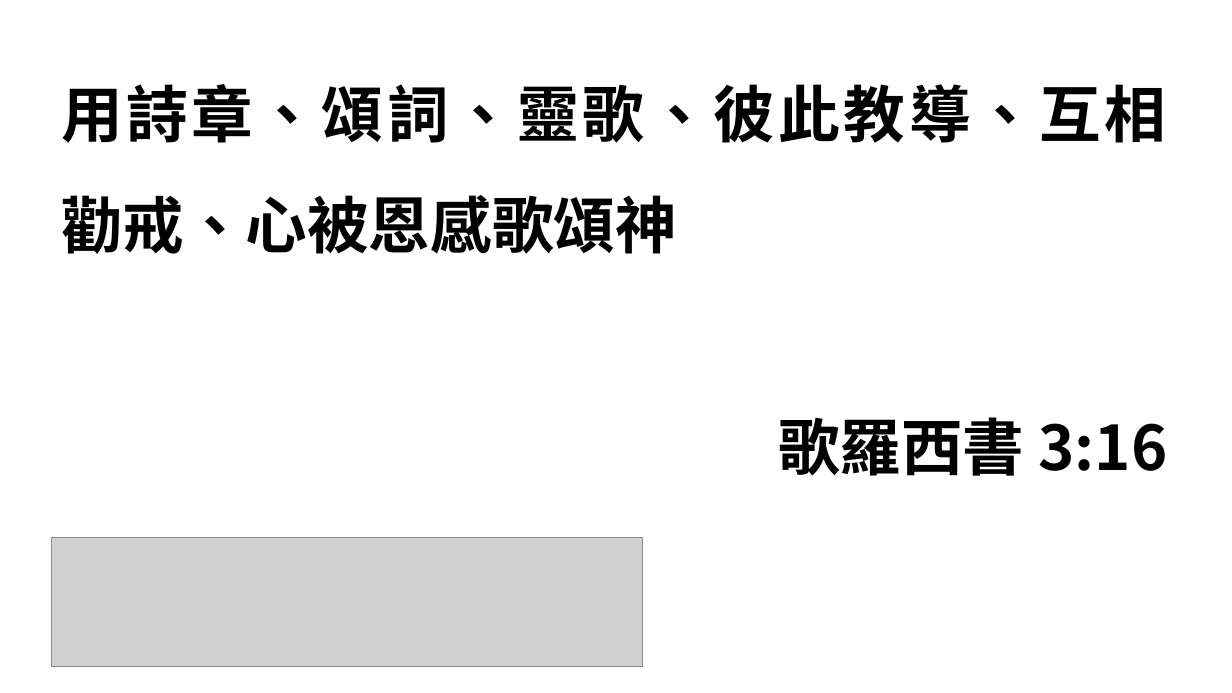
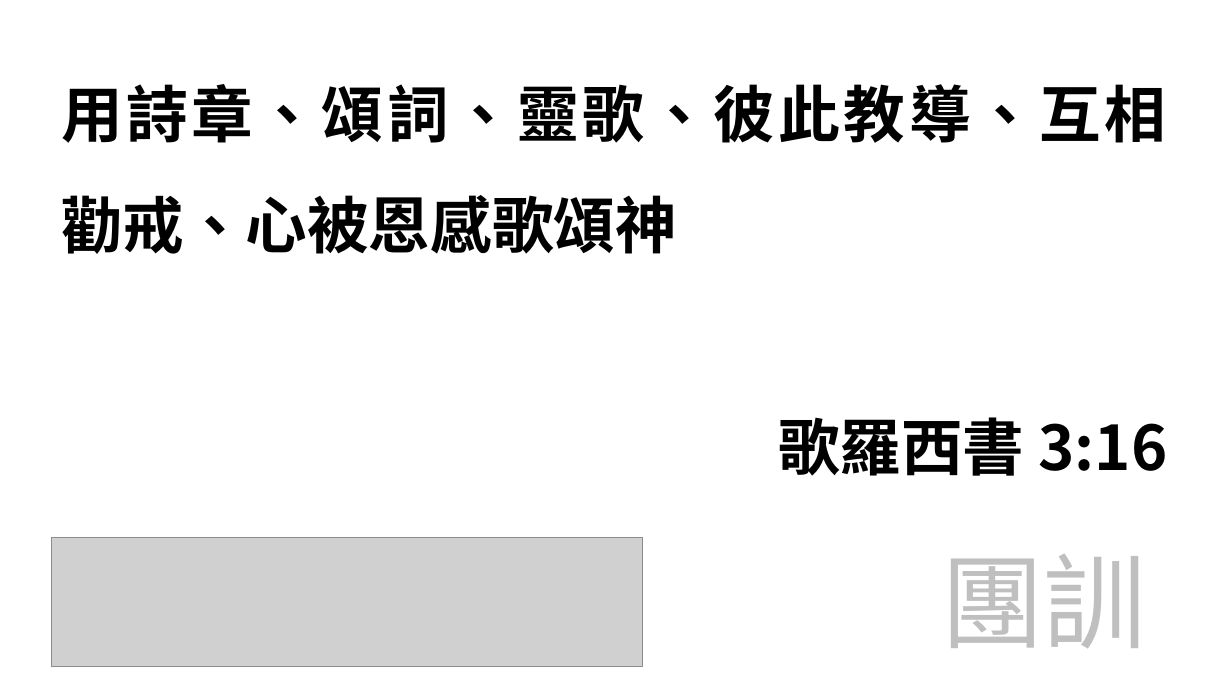
Before and after one commit to pangyan/ridiculands-references, a slide deck: slide 39 of hymns/20171008.pptx (slide 11 before the commit). Drawn at 1232x693 pixels with LibreOffice and Linux fonts; fonts in the diff are those of the drawing; grey boxes stand for pictures. Boxes give left, top, right and bottom in pixels: in the first picture for what was removed or moved away, otherwise in the second. Text is boxed around its words. In the diff, an @@ line names an element or a change of style, - is before the commit and + after.

Commit message:
20170922 0014

```diff
--- a/hymns/20171008.pptx
+++ b/hymns/20171008.pptx
@@ text added at box(941, 554, 1146, 648), 80 pt, text #BFBFBF @@
+團訓
```
Also in this commit, not shown: 1 other slide changed, 28 slides added.
